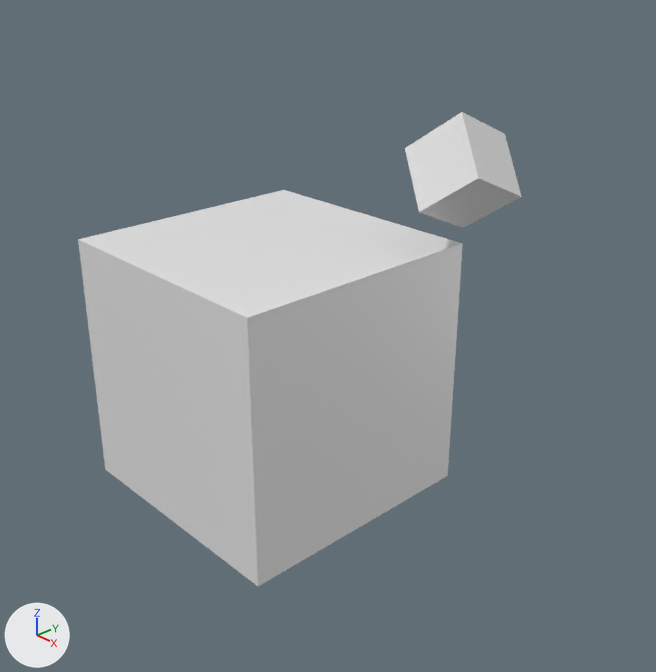
What one commit did to the Blender file SingeCore/doublecube.blend.
Rendered twice from a 50 mm lens placed at (4.94, -4.04, 3.14), pointed at (0.57, 0.06, 0.41). The lights are fixed; the arrows at lower left show +X, +Y and +Z.
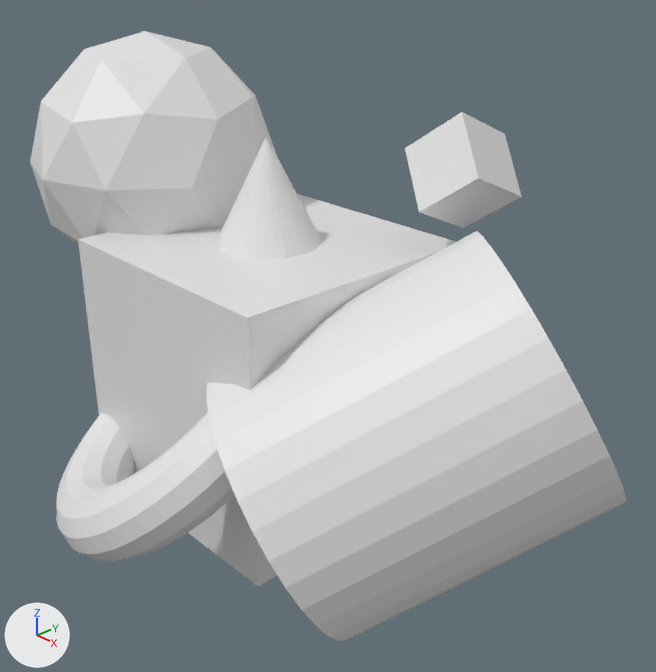
Location of each change, (x1, y1, x2, y2) in pixels of the pictures (656 x 672 px):
'Cylinder', added
    after: (206, 231, 626, 641)
'Icosphere', added
    after: (30, 31, 277, 247)
'Torus', added
    after: (57, 412, 235, 561)
'Cone', added
    after: (216, 137, 322, 259)

Patch to the scene script:
```diff
--- a/SingeCore/doublecube.blend.py
+++ b/SingeCore/doublecube.blend.py
@@ me_torus @@
+me_torus.from_pydata(...)  # a torus around z (ring radius 1.0, tube radius 0.25) spanning x -1.25..1.25, y -1.25..1.25, z -0.25..0.25
@@ me_cone @@
+me_cone.from_pydata(...)  # a 32-sided cone pointing to +z spanning x -1.0..1.0, y -1.0..1.0, z -1.0..1.0
@@ me_cylinder @@
+me_cylinder.from_pydata(...)  # a 32-sided cylinder along z spanning x -1.0..1.0, y -1.0..1.0, z -1.0..1.0
@@ me_icosphere @@
+me_icosphere.from_pydata(...)  # an icosphere of 80 faces spanning x -0.95..0.95, y -1.0..1.0, z -1.0..1.0
@@ ob_torus @@
+ob_torus = bpy.data.objects.new('Torus', me_torus)
+ob_torus.location = (0.0, -0.775, -0.133)
+ob_torus.rotation_euler = (0.427, -0.552, 0.169)  # degrees (24, -32, 9.7)
@@ ob_cone @@
+ob_cone = bpy.data.objects.new('Cone', me_cone)
+ob_cone.location = (0.0, 0.0, 0.772)
@@ ob_cylinder @@
+ob_cylinder = bpy.data.objects.new('Cylinder', me_cylinder)
+ob_cylinder.location = (1.464, 0.0, 0.0)
+ob_cylinder.rotation_euler = (-2.426, -0.888, 3.222)  # degrees (-139, -51, 185)
@@ ob_icosphere @@
+ob_icosphere = bpy.data.objects.new('Icosphere', me_icosphere)
+ob_icosphere.location = (-1.446, 0.0, 1.362)
```
